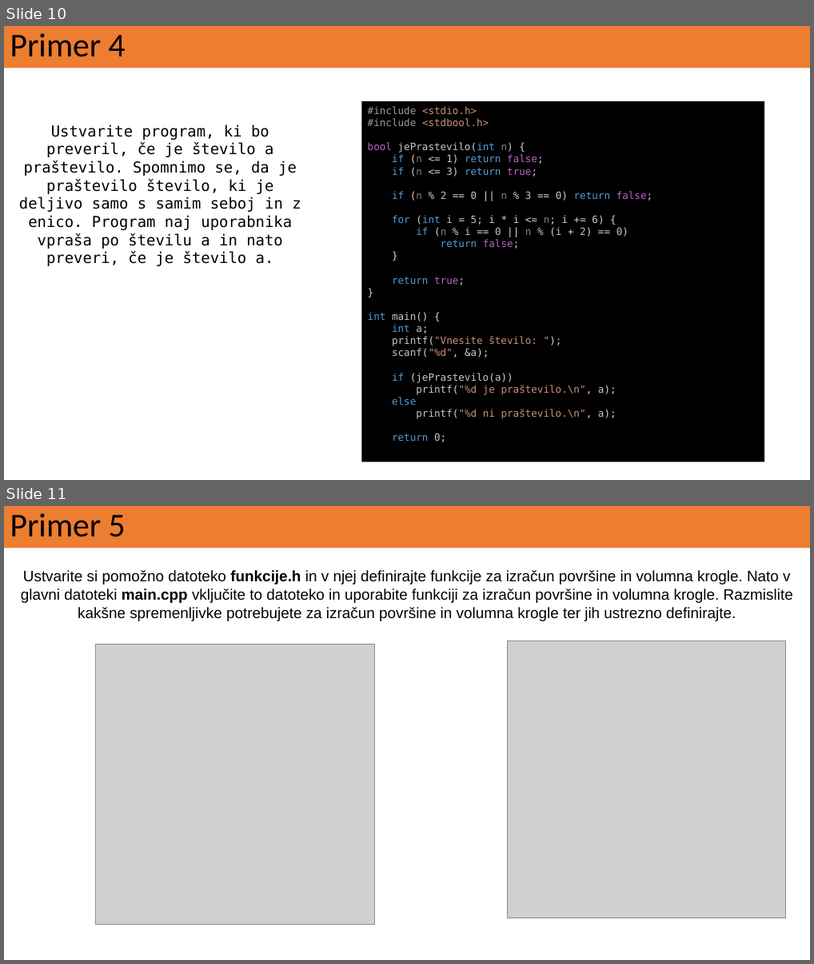
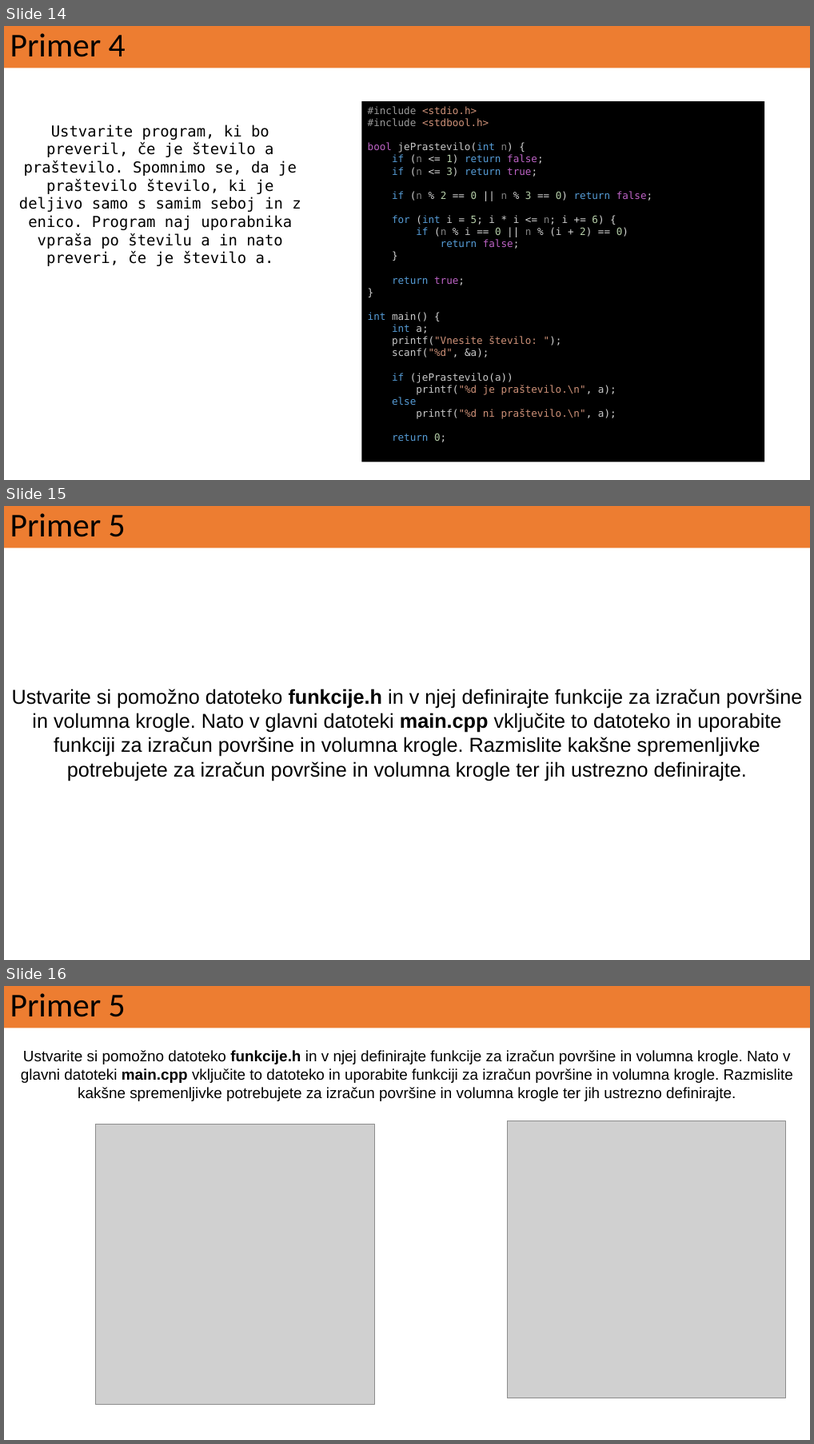
Before and after one commit to ReneMarkovic/Numericne_metode_v_fiziki, a slide deck: 00_Numericne_metode_osnove/VAJE_01.pptx. Shown one above the other, each under a label of ours: slides 10 and 11 before the commit, slides 14, 15 and 16 after it. The pictures are 814x964 and 814x1444 pixels, drawn with LibreOffice and Linux fonts; fonts in the diff are those of the drawing; grey boxes stand for pictures. Boxes give left, top, right and bottom in pixels: in the first picture for what was removed or moved away, otherwise in the second. Text is boxed around its words. In the diff, an @@ line names an element or a change of style, - is before the commit and + after.

```diff
--- a/00_Numericne_metode_osnove/VAJE_01.pptx
+++ b/00_Numericne_metode_osnove/VAJE_01.pptx
@@ slide 15 added at (4,506,810,960), background #FFFFFF @@
@@ title added at (4,506,810,548), fill #ED7D31, 39.6 pt, text #000000 @@
+Primer 5
@@ text added at (12,688,802,780), 24 pt, text #000000 @@
+Ustvarite si pomožno datoteko funkcije.h in v njej definirajte funkcije za izračun površine in volumna krogle. Nato v glavni datoteki main.cpp vključite to datoteko in uporabite funkciji za izračun površine in volumna krogle. Razmislite kakšne spremenljivke potrebujete za izračun površine in volumna krogle ter jih ustrezno definirajte.
@@ what was slide 10 is now slide 14 @@
@@ what was slide 11 is now slide 16 @@
```
Also in this commit, not shown: 1 slide changed, 4 other slides added.
